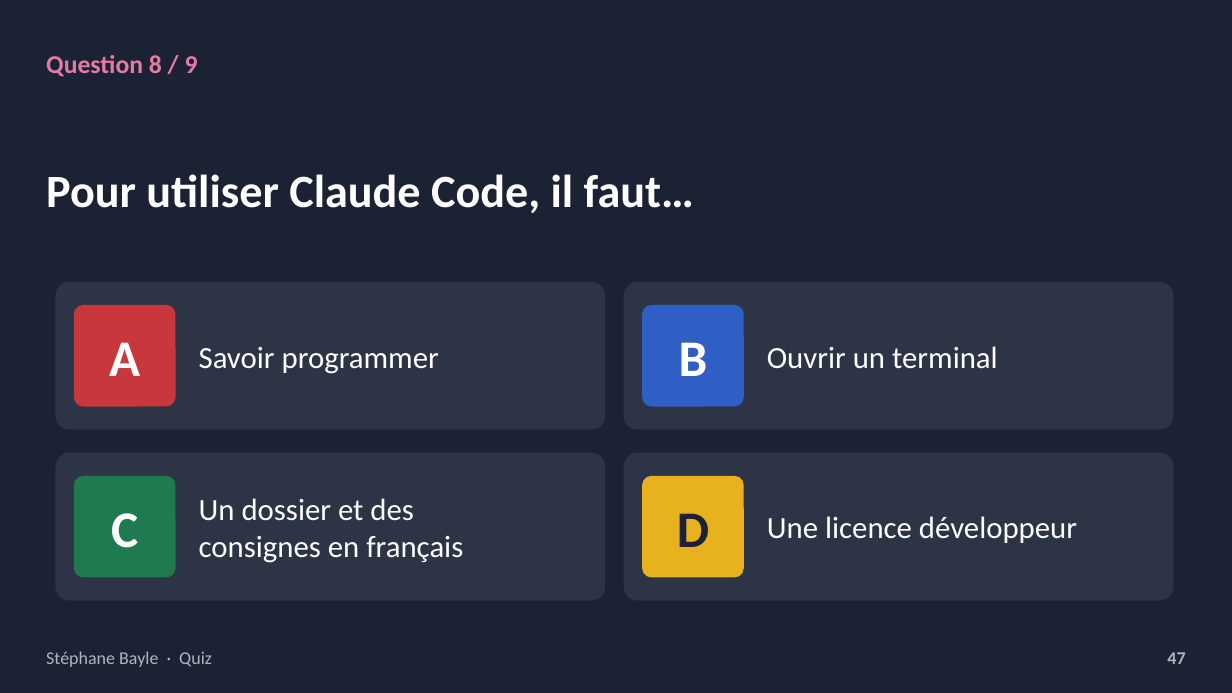
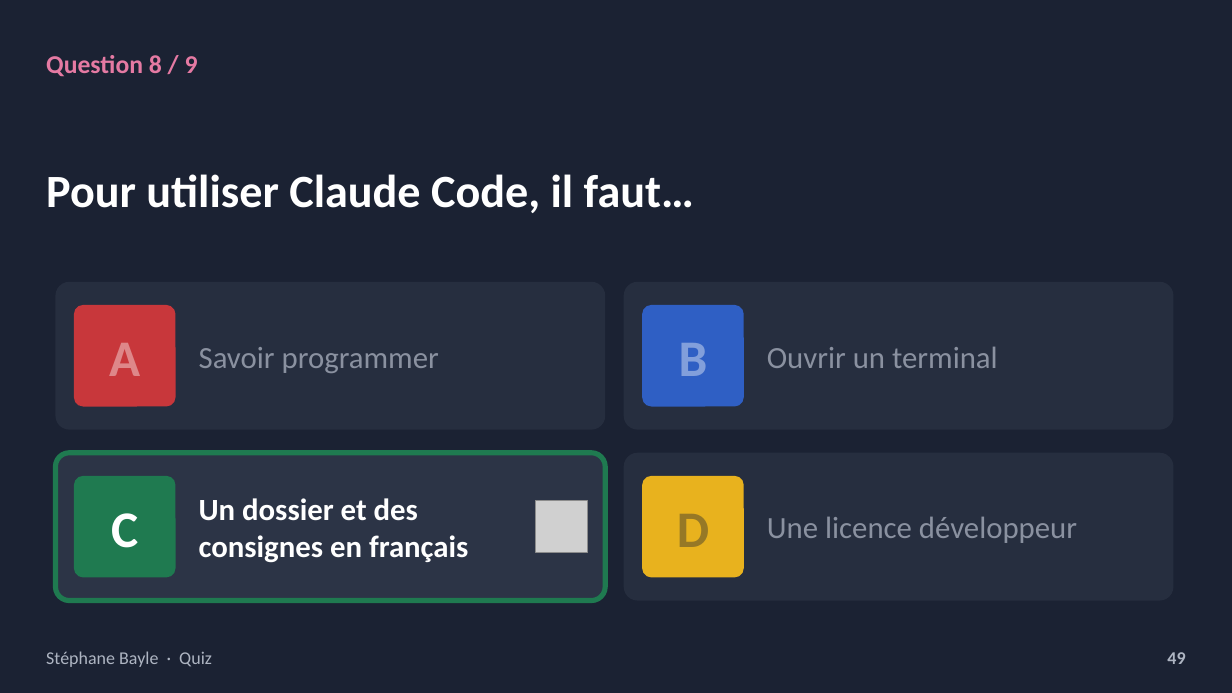
Before and after one commit to StephaneBayle/creer-une-skill-claude, a slide deck: slide 49 of skills-claude-presentation.pptx (slide 47 before the commit). Drawn at 1232x693 pixels with LibreOffice and Linux fonts; fonts in the diff are those of the drawing; grey boxes stand for pictures. Boxes give left, top, right and bottom in pixels: in the first picture for what was removed or moved away, otherwise in the second. Text is boxed around its words. In the diff, an @@ line names an element or a change of style, - is before the commit and + after.

```diff
--- a/skills-claude-presentation.pptx
+++ b/skills-claude-presentation.pptx
@@ text "A" at box(109, 343, 140, 376): text colour #FFFFFF to #FFFFFF at 40% opacity @@
@@ text "B" at box(679, 343, 708, 376): text colour #FFFFFF to #FFFFFF at 40% opacity @@
@@ rounded rectangle at box(55, 453, 605, 601): outline none to #1F7A50 4 pt @@
@@ text "Un dossier et des consignes ..." at box(199, 498, 468, 562): bold on @@
@@ fill #2C3446 to #262E3F in 3 elements at box(55, 282, 605, 430), box(624, 282, 1174, 430), box(624, 453, 1174, 601) @@
@@ text "D" at box(677, 514, 709, 547): text colour #1B2233 to #1B2233 at 40% opacity @@
@@ text colour #FFFFFF to #8A91A0 in 3 elements at box(199, 347, 439, 373), box(767, 347, 998, 368), box(767, 517, 1077, 543) @@
@@ picture added at box(536, 501, 588, 553) @@
@@ text at box(1167, 652, 1185, 664): text changed @@
-47
+49
```
Also in this commit, not shown: 24 other slides changed, 1 slide added, 8 other files.
